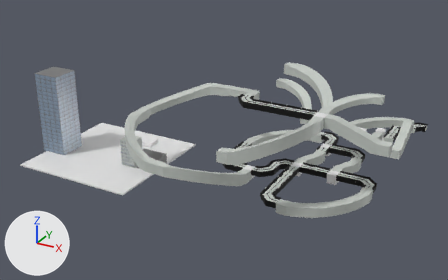
An edit to the Blender file City Elements/City elements.blend, drawn before and after from the same camera.
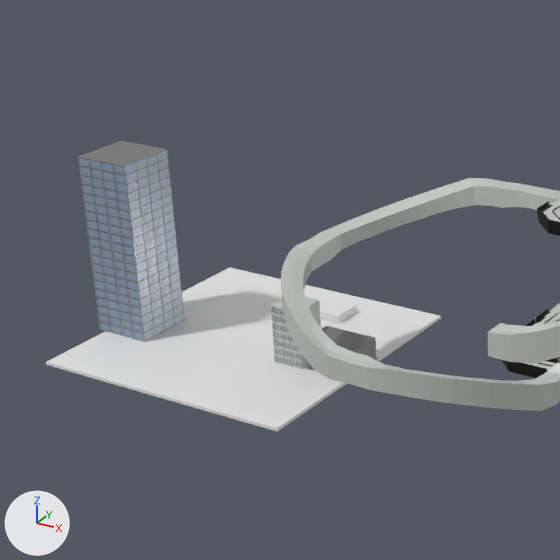
Each version is shown whole from a camera (50 mm lens) standing at (27.8, -104.1, 61.5) and looking at (-34.4, 8.9, 5.0), then close up on the part from 0% to 55% of the width and 1% to 90% of the height. The lights are fixed; the arrows at lower left show +X, +Y and +Z.

The first close-up shows 'Chanice', 'Floor for scale', 'Ground', 'Jakie', 'Mark', 'big turn ramp segment (left).002', 'big turn ramp segment.001', 'big turn ramp segment.002', 'big turn ramp segment.003', 'big turn ramp segment.004'.
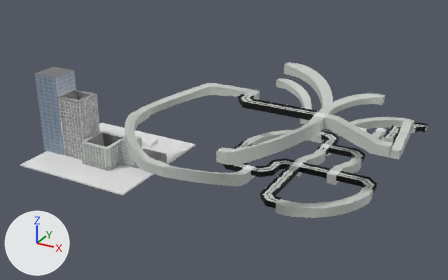
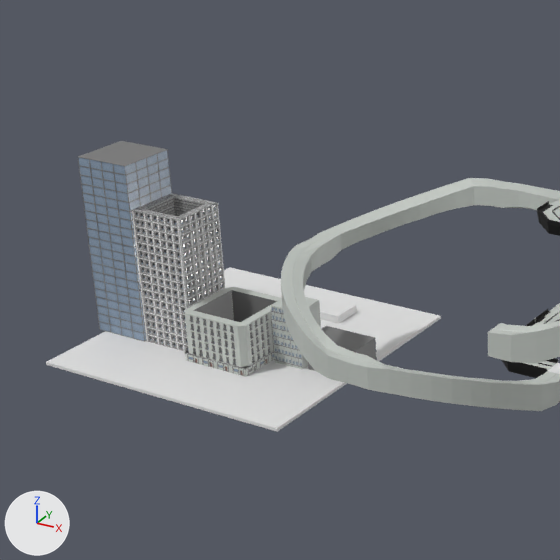
Location of each change, [x1, y1, x2, y2] in pixels of the close-ups (560 x 560 px):
'Sam inside blocks', shown
    after: [139, 195, 211, 352]
'Sam inside blocks.001', shown
    after: [139, 196, 220, 305]
'Hannah inside', shown
    after: [188, 287, 282, 366]
'Sam outside blocks', shown
    after: [132, 193, 225, 352]
'Hannah inside.001', shown
    after: [187, 289, 276, 365]
'hanah corners', shown
    after: [184, 287, 251, 367]
'hannah bottom floor', shown
    after: [185, 352, 256, 377]
'hannah bottom floor.001', shown
    after: [186, 350, 274, 376]

Diff of the bpy script that builds the scene:
```diff
--- a/City Elements/City elements.blend.py
+++ b/City Elements/City elements.blend.py
@@ ob_sam_inside_blocks @@
 _m = ob_sam_inside_blocks.modifiers.new('Mirror', 'MIRROR')
 _m.use_axis = (False, True, False)
-ob_sam_inside_blocks.hide_set(True)  # its collection is switched off
@@ ob_sam_outside_blocks @@
 _m = ob_sam_outside_blocks.modifiers.new('Mirror', 'MIRROR')
 _m.use_axis = (True, True, False)
-ob_sam_outside_blocks.hide_set(True)  # its collection is switched off
@@ ob_sam_inside_blocks_001 @@
 _m = ob_sam_inside_blocks_001.modifiers.new('Mirror', 'MIRROR')
 _m.use_axis = (False, True, False)
-ob_sam_inside_blocks_001.hide_set(True)  # its collection is switched off
@@ ob_hanah_corners @@
 _m = ob_hanah_corners.modifiers.new('Array', 'ARRAY')
 _m.relative_offset_displace = (0.0, 0.0, 1.0)
-ob_hanah_corners.hide_set(True)  # its collection is switched off
@@ ob_hannah_inside @@
 _m = ob_hannah_inside.modifiers.new('Mirror', 'MIRROR')
 _m.use_axis = (False, True, False)
-ob_hannah_inside.hide_set(True)  # its collection is switched off
@@ ob_hannah_inside_001 @@
 _m = ob_hannah_inside_001.modifiers.new('Mirror', 'MIRROR')
 _m.use_axis = (False, True, False)
-ob_hannah_inside_001.hide_set(True)  # its collection is switched off
@@ ob_hannah_bottom_floor @@
 _m = ob_hannah_bottom_floor.modifiers.new('Mirror', 'MIRROR')
 _m.use_axis = (False, True, False)
-ob_hannah_bottom_floor.hide_set(True)  # its collection is switched off
@@ ob_hannah_bottom_floor_001 @@
 _m = ob_hannah_bottom_floor_001.modifiers.new('Mirror', 'MIRROR')
 _m.use_axis = (False, True, False)
-ob_hannah_bottom_floor_001.hide_set(True)  # its collection is switched off
```
